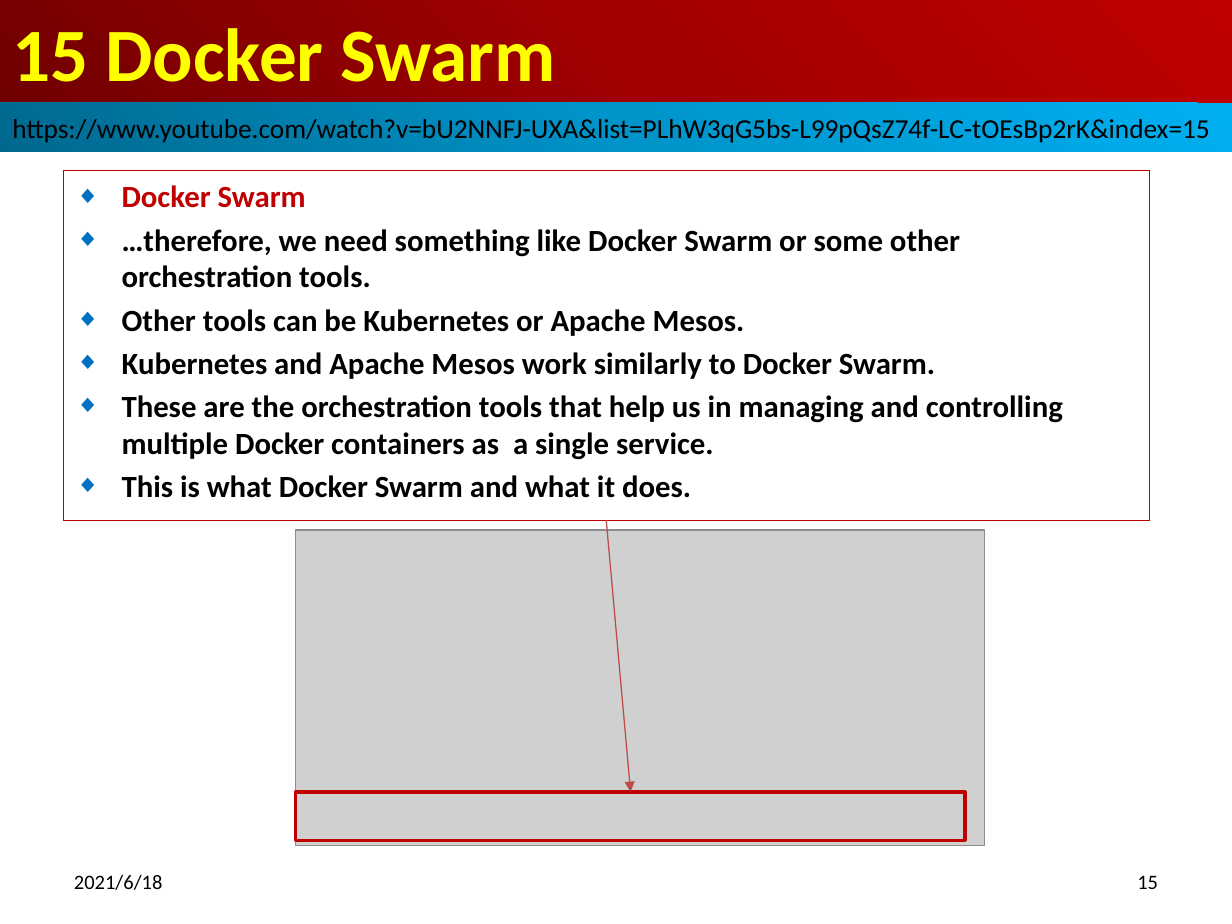
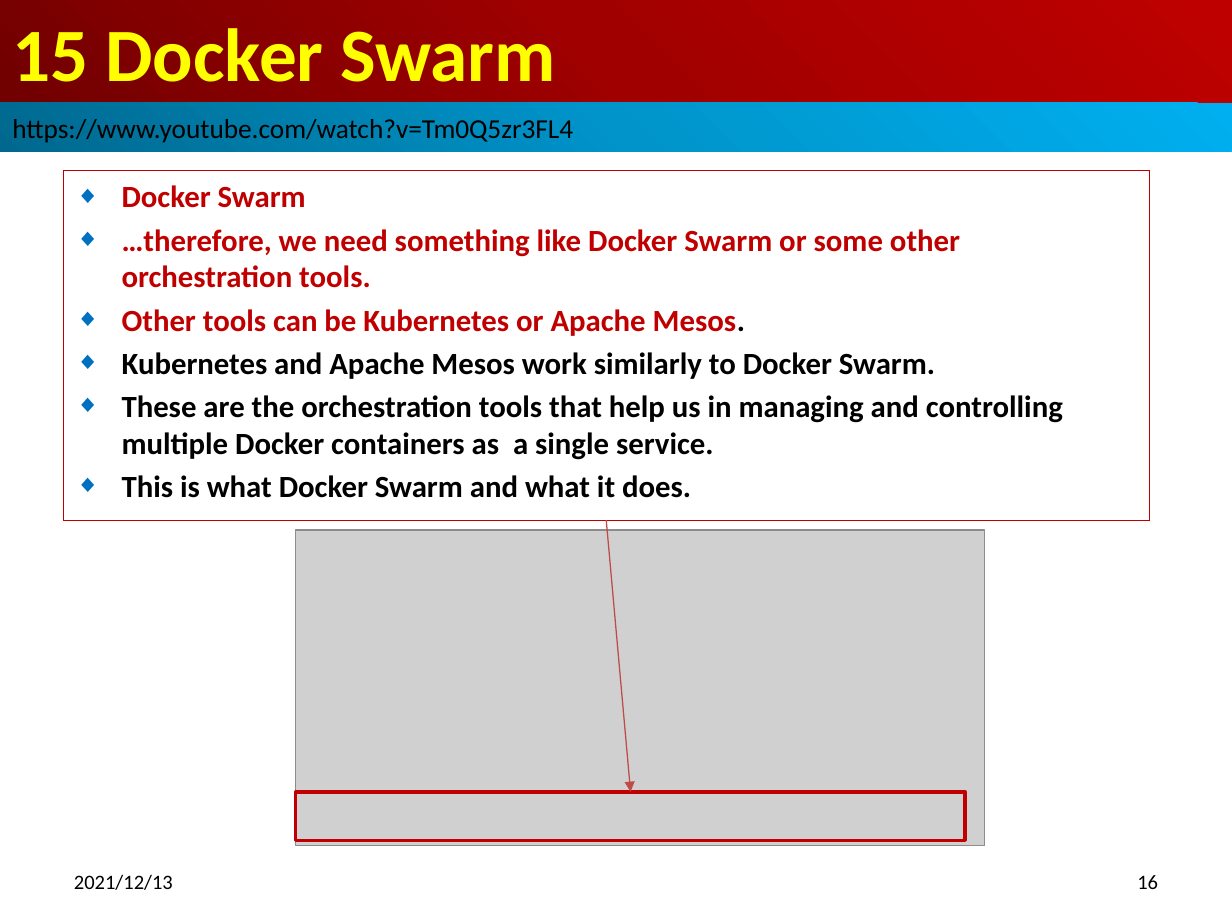
Before and after one commit to peterhchen/800-Docker, a slide deck: slide 16 of 15_DockerSwarm.pptx (slide 15 before the commit). Drawn at 1232x924 pixels with LibreOffice and Linux fonts; fonts in the diff are those of the drawing; grey boxes stand for pictures. Boxes give left, top, right and bottom in pixels: in the first picture for what was removed or moved away, otherwise in the second. Text is boxed around its words. In the diff, an @@ line names an element or a change of style, - is before the commit and + after.

```diff
--- a/15_DockerSwarm.pptx
+++ b/15_DockerSwarm.pptx
@@ text in rectangle at [12,119,573,143]: text changed @@
-https://www.youtube.com/watch?v=bU2NNFJ-UXA&list=PLhW3qG5bs-L99pQsZ74f-LC-tOEsBp2rK&index=15
+https://www.youtube.com/watch?v=Tm0Q5zr3FL4
@@ subtitle at [122,229,960,336]: text colour #000000 to #C00000 in "…therefore, we need something like Docker Swarm ...", "Other tools can be Kubernetes or Apache ..." @@
@@ text at [74,874,173,890]: text changed @@
-2021/6/18
+2021/12/13
@@ page number at [1137,875,1158,889]: text changed @@
-15
+16
```
Also in this commit, not shown: 17 other slides changed, 21 slides added, 10 slides removed, 2 other files.
